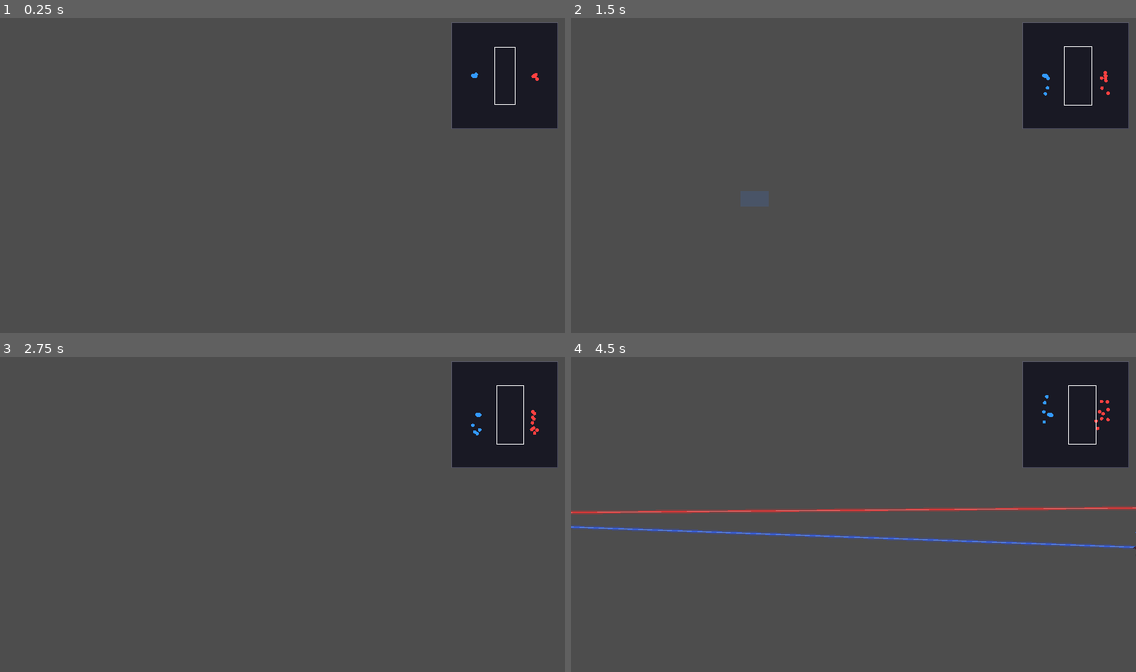
Above: before the commit, frames 1-4 (two rows, left to right).
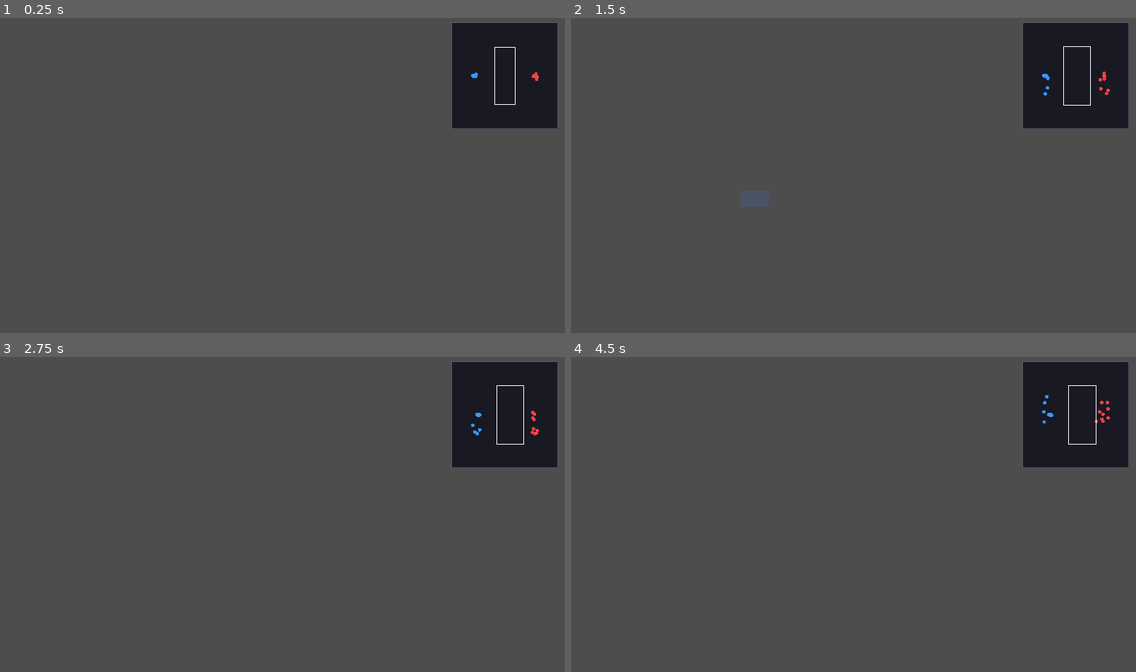
Above: after the commit, the same moments.

Repository: ZhanXuzhao/SpaceRTS
Game: Godot game, scene res://scenes/main.tscn
Two runs of this game, one before a commit and one after it. Both use one fixed random seed, a clock stepped at 60 frames per second and the inputs below.
Inputs (mouse positions are in pixels of both pictures, inside the frame that each line leads up to):
- Up to frame 1 (0.25 s): no input
- Up to frame 2 (1.5 s): tap Enter at 0.5 s; move the mouse to (977, 159) at 0.52 s; hold W 0.53-1.25 s; tap R at 0.6 s; click (977, 159) at 0.67 s; drag from (740, 191) to (825, 238) at 1.27 s
- Up to frame 3 (2.75 s): move the mouse to (339, 445) at 2.02 s; hold W from 2.03 s (still down); tap H at 2.1 s
- Up to frame 4 (4.5 s): release W at 2.75 s; drag from (825, 577) to (684, 467) at 2.77 s; move the mouse to (1023, 561) at 3.52 s; hold A 3.53-4.25 s; tap G at 3.6 s; drag from (684, 467) to (768, 435) at 4.27 s

The runs differ from the first frame. In frame 1, less than 0.1% of the frame differs, in the area x 94-96%, y 17-20%; in frame 2, 0.1%; in frame 3, less than 0.1%; in frame 4, 2.5%, in the area x 0-100%, y 13-61%.

Commit message:
refactor: drone slots to 2, weapons initialized as left-right pairs
- Drone slot_count changed from 1 to 2

- Weapon loadout generation uses while loop pairing (0,1), (2,3), ...

- Each pair shares the same Weapon instance for left-right symmetry

- Same pairing logic in _launch_drone for spawned drones

Diff:
--- a/scripts/main.gd
+++ b/scripts/main.gd
@@ -712,8 +712,13 @@
 		loadout = _weapon_loadout_cache[class_type]
 	else:
 		loadout = []
-		for i in range(unit.slot_count):
-			loadout.append(Weapon.create_random())
+		var i := 0
+		while i < unit.slot_count:
+			var w = Weapon.create_random()
+			loadout.append(w)
+			if i + 1 < unit.slot_count:
+				loadout.append(w)  # 左右一对，武器相同
+			i += 2
 		_weapon_loadout_cache[class_type] = loadout
 
 	for i in range(unit.slot_count):
--- a/scripts/unit.gd
+++ b/scripts/unit.gd
@@ -150,8 +150,10 @@
 		_:
 			_attack_mode = AttackMode.FREE_FIRE
 
-		# 槽位数量：无人机1 护卫舰2 驱逐舰4 巡洋舰6 战列舰8
+		# 槽位数量：无人机2 护卫舰2 驱逐舰4 巡洋舰6 战列舰8
 	match class_type:
+		ShipClass.DRONE:
+			slot_count = 2
 		ShipClass.CRUISER:
 			slot_count = 6
 		ShipClass.BATTLESHIP:
@@ -451,9 +453,14 @@
 	d.global_position = global_position + spawn_dir * 50.0 * _size_mult
 	get_parent().add_child(d)
 	_all_units.append(d)
-	# 随机分配武器
-	for i in range(d.slot_count):
-		d._slot_weapons[i] = Weapon.create_random()
+	# 随机分配武器（左右一对，武器相同）
+	var i := 0
+	while i < d.slot_count:
+		var w = Weapon.create_random()
+		d._slot_weapons[i] = w
+		if i + 1 < d.slot_count:
+			d._slot_weapons[i + 1] = w
+		i += 2
 	d.refresh_weapon_visuals()
 	# 环绕母舰
 	d.orbit_target(self, CFG.DRONE_ORBIT_RADIUS)
